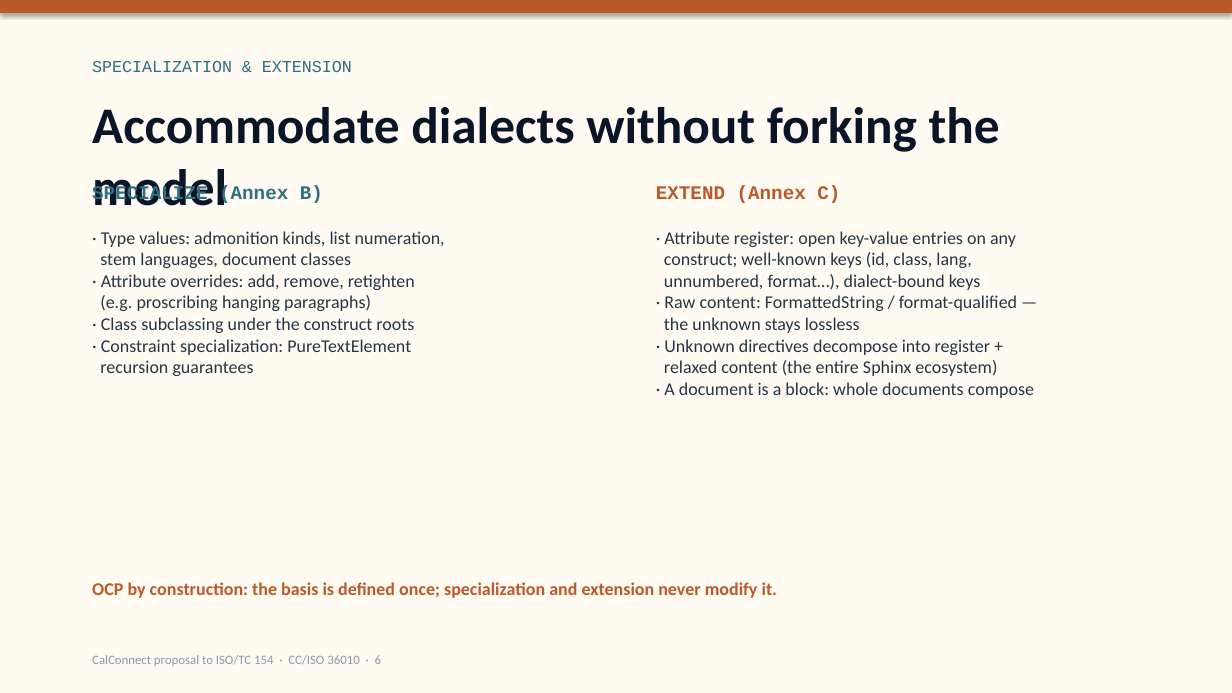
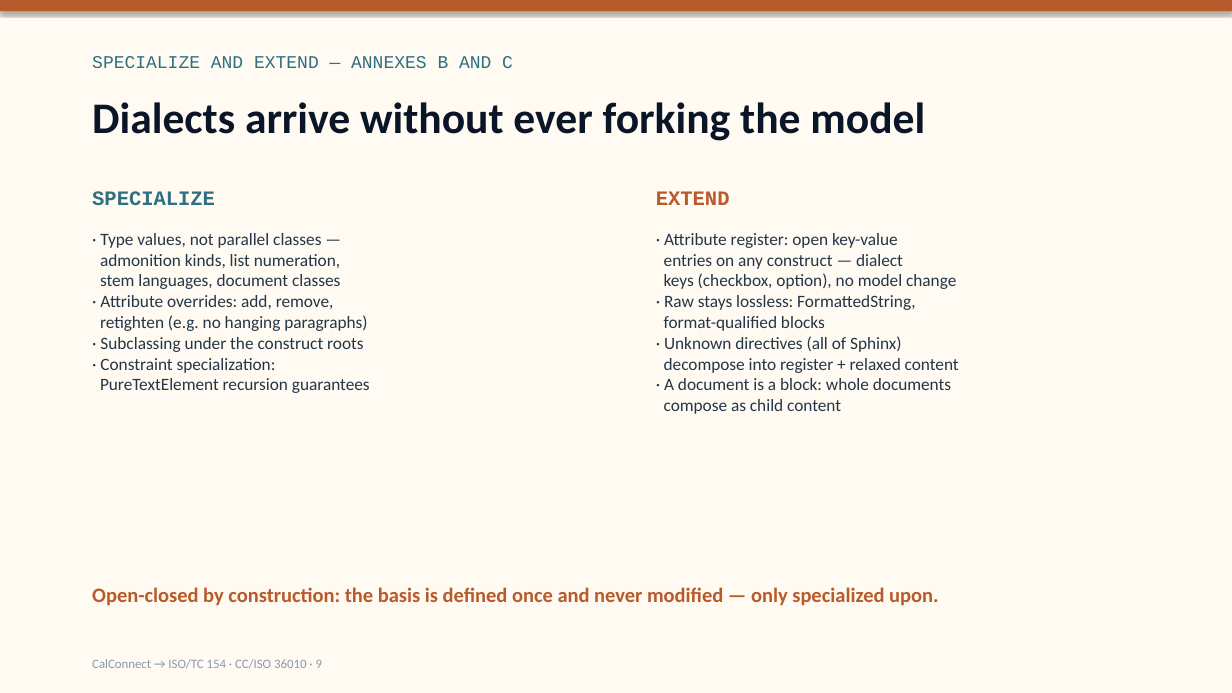
Before and after one commit to CalConnect/cc-lightweight-doc, a slide deck: slide 9 of presentations/lightweight-doc-tc154-dis-proposal.pptx (slide 6 before the commit). Drawn at 1232x693 pixels with LibreOffice and Linux fonts; fonts in the diff are those of the drawing. Boxes give left, top, right and bottom in pixels: in the first picture for what was removed or moved away, otherwise in the second. Text is boxed around its words. In the diff, an @@ line names an element or a change of style, - is before the commit and + after.

Commit message:
Rework TC 154 proposal deck as an argument with SVG diagrams
Twelve slides built on six authored diagrams (presentations/diagrams,
atlas visual language, rasterized via rsvg-convert): meaning loss
across formats, the missing layer in the document-standards stack,
HTML/RTF as serializations rather than semantics, the tier model, the
TC 154 portfolio argument (ISO 8601, ISO 6523, e-business frameworks -
rich text is the missing piece, consuming not duplicating TC 46), and
the executable conformance pipeline. Slides pre-empt the committee
questions: why not another TC, why not until now, what about HTML/RTF,
and how existing rich text keeps working.

```diff
--- a/presentations/lightweight-doc-tc154-dis-proposal.pptx
+++ b/presentations/lightweight-doc-tc154-dis-proposal.pptx
@@ text added at (92, 56, 513, 68), 14 pt, text #2F6F82 @@
+SPECIALIZE AND EXTEND — ANNEXES B AND C
@@ text removed at (92, 61, 352, 72) @@
-SPECIALIZATION & EXTENSION
@@ text at (92, 102, 925, 141): text changed; size 40 to 34 pt @@
-Accommodate dialects without forking the model
+Dialects arrive without ever forking the model
@@ text at (92, 191, 215, 205): text changed; size 15 to 16 pt @@
-SPECIALIZE (Annex B)
+SPECIALIZE
@@ text at (656, 191, 730, 205): text changed; size 15 to 16 pt @@
-EXTEND (Annex C)
+EXTEND
@@ text at (100, 233, 340, 268): text changed; size 14 to 13.5 pt @@
-· Type values: admonition kinds, list numeration,
+· Type values, not parallel classes —
+admonition kinds, list numeration,
@@ text at (664, 233, 959, 414): text changed; size 14 to 13.5 pt @@
-· Attribute register: open key-value entries on any
-construct; well-known keys (id, class, lang,
-unnumbered, format…), dialect-bound keys
-· Raw content: FormattedString / format-qualified —
-the unknown stays lossless
-· Unknown directives decompose into register +
-relaxed content (the entire Sphinx ecosystem)
-· A document is a block: whole documents compose
+· Attribute register: open key-value
+entries on any construct — dialect
+keys (checkbox, option), no model change
+· Raw stays lossless: FormattedString,
+format-qualified blocks
+· Unknown directives (all of Sphinx)
+decompose into register + relaxed content
+· A document is a block: whole documents
+compose as child content
@@ text at (100, 295, 370, 393): text changed; size 14 to 13.5 pt @@
-· Attribute overrides: add, remove, retighten
-(e.g. proscribing hanging paragraphs)
-· Class subclassing under the construct roots
-· Constraint specialization: PureTextElement
-recursion guarantees
+· Attribute overrides: add, remove,
+retighten (e.g. no hanging paragraphs)
+· Subclassing under the construct roots
+· Constraint specialization:
+PureTextElement recursion guarantees
@@ text at (100, 274, 340, 289): size 14 to 13.5 pt in "stem languages, document classes" @@
@@ text at (92, 587, 938, 606): text changed; size 14 to 16 pt @@
-OCP by construction: the basis is defined once; specialization and extension never modify it.
+Open-closed by construction: the basis is defined once and never modified — only specialized upon.
@@ text at (92, 659, 322, 668): text changed @@
-CalConnect proposal to ISO/TC 154 · CC/ISO 36010 · 6
+CalConnect → ISO/TC 154 · CC/ISO 36010 · 9
```
Also in this commit, not shown: 2 other slides changed, 9 slides added, 5 slides removed, 13 other files.
